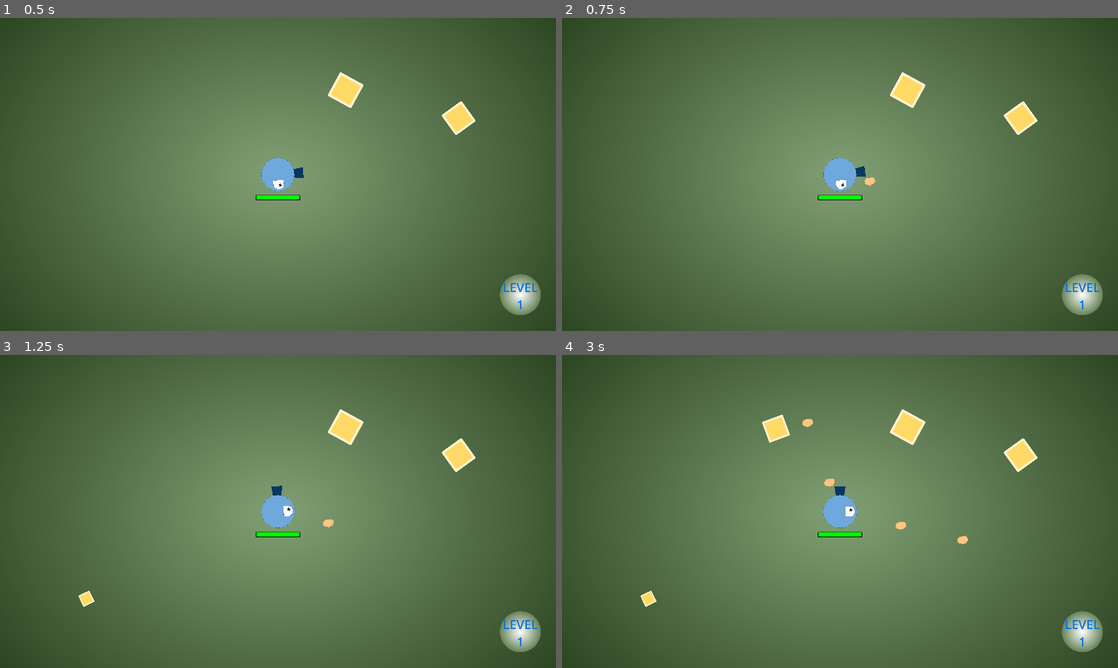
Above: before the commit, frames 1-4 (two rows, left to right).
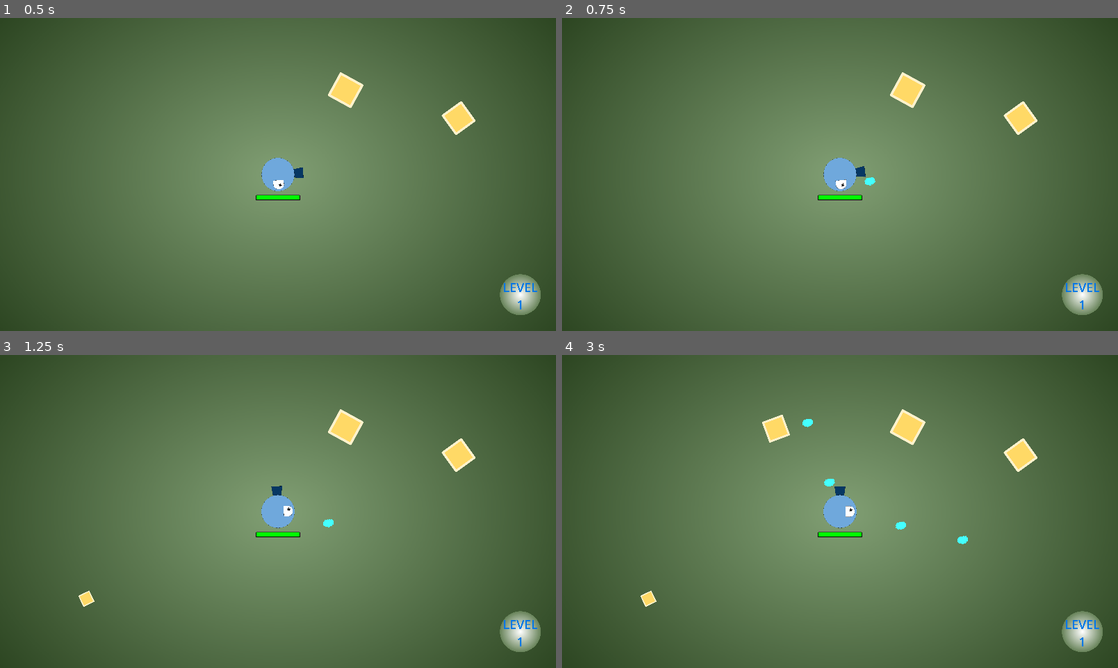
Above: after the commit, the same moments.

Repository: aeriab/Astroid-rage
Game: Godot game, scene res://scenes/game.tscn
Same seed, same stepped clock (60 frames per second), same inputs: the game is played once before the commit and once after it.
Inputs:
- Up to frame 1 (0.5 s): no input
- Up to frame 2 (0.75 s): tap Enter (ui_accept) at 0.5 s; hold Right (ui_right) from 0.53 s (still down); tap Space (switch) at 0.6 s
- Up to frame 3 (1.25 s): keep holding Right (ui_right); tap Enter (ui_accept) at 0.77 s
- Up to frame 4 (3 s): tap Space (switch) at 1.35, 2.1, 2.85 s; tap Enter (ui_accept) at 1.52 s; release Right (ui_right) at 2.03 s; hold Left (ui_left) 2.03-2.78 s; hold Right (ui_right) from 2.78 s (still down)

Frame 1 is identical in both runs. In frame 2, less than 0.1% of the frame differs, in the area x 54-57%, y 50-54%; in frame 3, less than 0.1%; in frame 4, 0.2%, in the area x 43-73%, y 20-61%.

Commit message:
Change booger color
booger color changes depending on damage

Diff:
--- a/scenes/booger_area.tscn
+++ b/scenes/booger_area.tscn
@@ -1,11 +1,14 @@
-[gd_scene load_steps=6 format=3 uid="uid://d2gwidylgas3t"]
+[gd_scene load_steps=7 format=3 uid="uid://d2gwidylgas3t"]
 
 [ext_resource type="Texture2D" uid="uid://mdndm1kojvgn" path="res://assets/GameProjectile.png" id="1_3dic6"]
 [ext_resource type="Script" path="res://scripts/booger_area.gd" id="1_yp7um"]
 [ext_resource type="Shader" path="res://shaders/booger_area.gdshader" id="2_nyndg"]
+[ext_resource type="Script" path="res://scripts/GameProjectile.gd" id="4_rwm84"]
 
 [sub_resource type="ShaderMaterial" id="ShaderMaterial_52g37"]
+resource_local_to_scene = true
 shader = ExtResource("2_nyndg")
+shader_parameter/player_damage = 0.0
 
 [sub_resource type="CircleShape2D" id="CircleShape2D_3a1r5"]
 
@@ -19,6 +22,7 @@
 material = SubResource("ShaderMaterial_52g37")
 position = Vector2(-1, -2)
 texture = ExtResource("1_3dic6")
+script = ExtResource("4_rwm84")
 
 [node name="CollisionShape2D" type="CollisionShape2D" parent="."]
 visible = false
--- a/scenes/booger_projectile.tscn
+++ /dev/null
@@ -1,21 +0,0 @@
-[gd_scene load_steps=4 format=3 uid="uid://be4d5wrqt07nd"]
-
-[ext_resource type="Script" path="res://scripts/OutdatedScript/booger_projectile.gd" id="1_sqww6"]
-[ext_resource type="Texture2D" uid="uid://mdndm1kojvgn" path="res://assets/GameProjectile.png" id="1_swqyb"]
-
-[sub_resource type="CircleShape2D" id="CircleShape2D_ptgjt"]
-
-[node name="BoogerProjectile" type="CharacterBody2D"]
-scale = Vector2(6.24568, 5.08793)
-collision_mask = 2
-motion_mode = 1
-script = ExtResource("1_sqww6")
-
-[node name="CollisionShape2D" type="CollisionShape2D" parent="."]
-shape = SubResource("CircleShape2D_ptgjt")
-
-[node name="Sprite2D" type="Sprite2D" parent="."]
-scale = Vector2(-0.0320794, 0.0404214)
-texture = ExtResource("1_swqyb")
-
-[connection signal="input_event" from="." to="." method="_on_input_event"]
--- a/scenes/game.tscn
+++ b/scenes/game.tscn
@@ -25,16 +25,13 @@
 
 [node name="BirdBodArea" type="Area2D" parent="."]
 z_index = 2
-scale = Vector2(1, 1)
 collision_mask = 2
 script = ExtResource("1_vlman")
 
 [node name="SnoutPosition" type="Node2D" parent="BirdBodArea"]
 position = Vector2(0, -300)
-scale = Vector2(1, 1)
 
 [node name="TankBird" type="Sprite2D" parent="BirdBodArea"]
-scale = Vector2(1, 1)
 texture = ExtResource("2_ujku6")
 
 [node name="CollisionShape2D" type="CollisionShape2D" parent="BirdBodArea"]
@@ -43,7 +40,6 @@
 shape = SubResource("CircleShape2D_rycil")
 
 [node name="Camera2D" type="Camera2D" parent="BirdBodArea"]
-scale = Vector2(1, 1)
 zoom = Vector2(0.2, 0.2)
 
 [node name="BulletHandler" type="Node" parent="."]
@@ -118,7 +114,6 @@
 scale = Vector2(9.97074, 9.97074)
 shape = SubResource("CircleShape2D_m11bs")
 
-[connection signal="area_entered" from="BirdBodArea" to="BirdBodArea" method="_on_area_entered"]
 [connection signal="timeout" from="Stage1Waves/Wave1Timer" to="Stage1Waves" method="_on_wave_1_timer_timeout"]
 [connection signal="timeout" from="Stage1Waves/Wave2Timer" to="Stage1Waves" method="_on_wave_2_timer_timeout"]
 [connection signal="timeout" from="Stage1Waves/Wave3Timer" to="Stage1Waves" method="_on_wave_3_timer_timeout"]
--- /dev/null
+++ b/scripts/GameProjectile.gd
@@ -0,0 +1,4 @@
+extends Sprite2D
+
+func _ready():
+	material.set_shader_parameter("player_damage",Global.damage)
--- a/scripts/Obstacle.gd
+++ b/scripts/Obstacle.gd
@@ -13,7 +13,3 @@
 		clockwise *= -1
 	if !pause_rot:
 		rotation += (SPEED * clockwise * delta)
-
-func _on_area_entered(area):
-	#print(str(area))
-	pass
--- a/shaders/booger_area.gdshader
+++ b/shaders/booger_area.gdshader
@@ -1,12 +1,12 @@
 shader_type canvas_item;
 
-void vertex() {
-	// Called for every vertex the material is visible on.
-}
+uniform float player_damage : hint_range(0.0,15.0);
 
 void fragment() {
 	vec4 current_color = texture(TEXTURE,UV);
-	current_color.r += 1.0;
+	current_color.r = player_damage / 15.0;
+	current_color.g = (15.0 / player_damage) - 1.0;
+	current_color.b = (7.5 / player_damage) - 0.5;
 	COLOR = current_color;
 }
 
